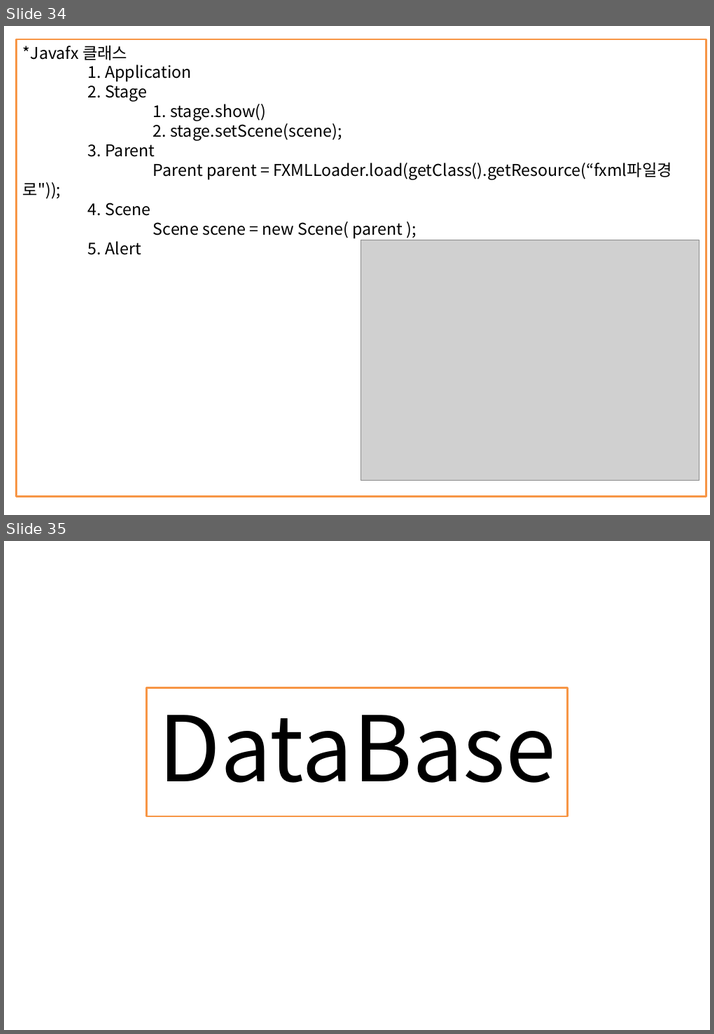
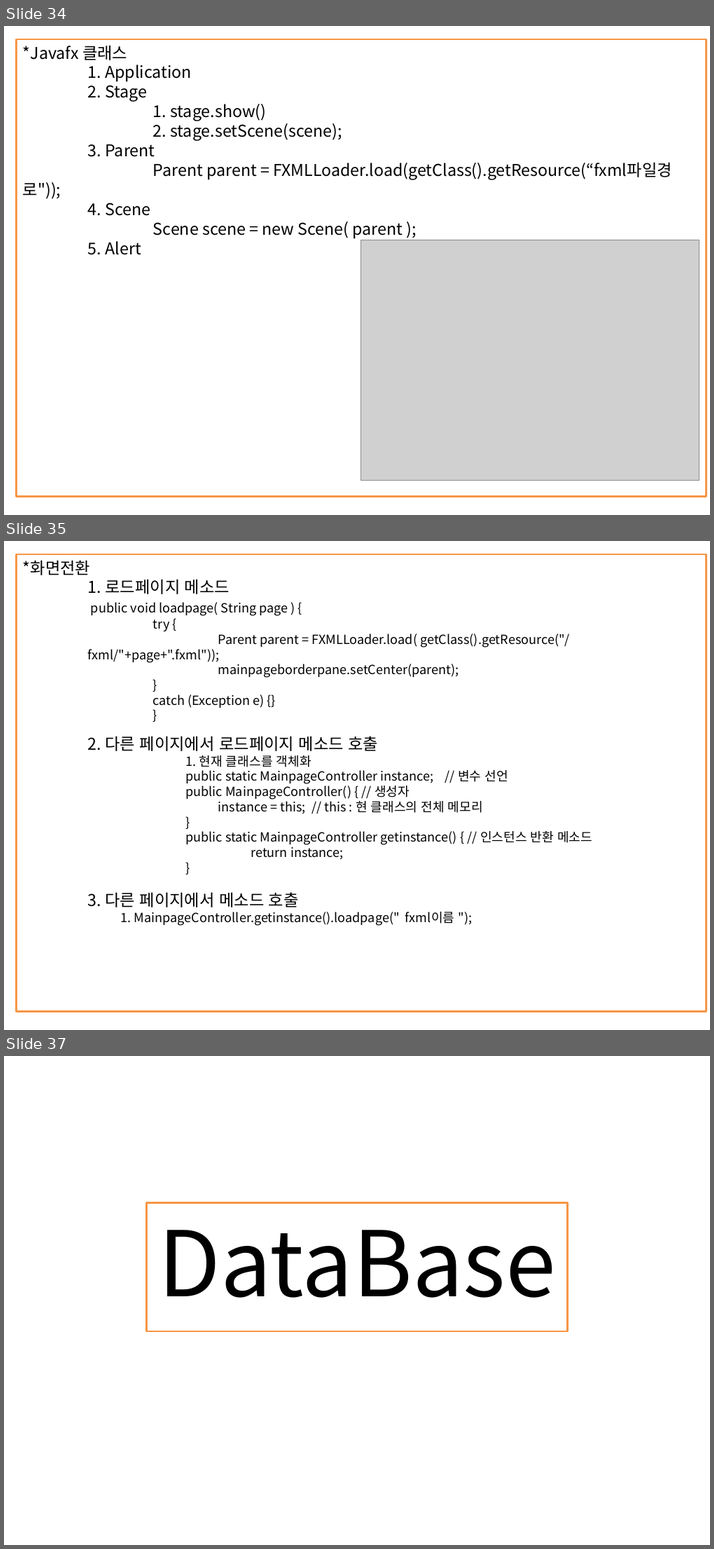
Before and after one commit to itdanja/web_ezen_1, a slide deck: java1/src/정리함/JAVA정리.pptx. Shown one above the other, each under a label of ours: slides 34 and 35 before the commit, slides 34, 35 and 37 after it; the slides between them are not shown. The pictures are 714x1034 and 714x1549 pixels, drawn with LibreOffice and Linux fonts; fonts in the diff are those of the drawing; grey boxes stand for pictures. Boxes give left, top, right and bottom in pixels: in the first picture for what was removed or moved away, otherwise in the second. Text is boxed around its words. In the diff, an @@ line names an element or a change of style, - is before the commit and + after.

```diff
--- a/java1/src/정리함/JAVA정리.pptx
+++ b/java1/src/정리함/JAVA정리.pptx
@@ slide 35 added at (x1=4, y1=541, x2=710, y2=1030), background #FFFFFF @@
@@ rectangle added at (x1=17, y1=555, x2=705, y2=1011), outline #F79646 2 pt, 14 pt, text #000000 @@
+*화면전환
+1. 로드페이지 메소드
+public void loadpage( String page ) {
+    try {
+    Parent parent = FXMLLoader.load( getClass().getResource("/fxml/"+page+".fxml"));
+    mainpageborderpane.setCenter(parent);
+    }
+    catch (Exception e) {}
+    }
+    2. 다른 페이지에서 로드페이지 메소드 호출
+  1. 현재 클래스를 객체화
+      public static MainpageController instance; // 변수 선언
+      public MainpageController() { // 생성자
+        instance = this; // this : 현 클래스의 전체 메모리
+      }
+      public static MainpageController getinstance() { // 인스턴스 반환 메소드
+      return instance;
+      }
+    3. 다른 페이지에서 메소드 호출
+      1. MainpageController.getinstance().loadpage(" fxml이름 ");
@@ what was slide 35 is now slide 37 @@
```
Also in this commit, not shown: 3 slides changed, 2 other slides added, 4 other files.
